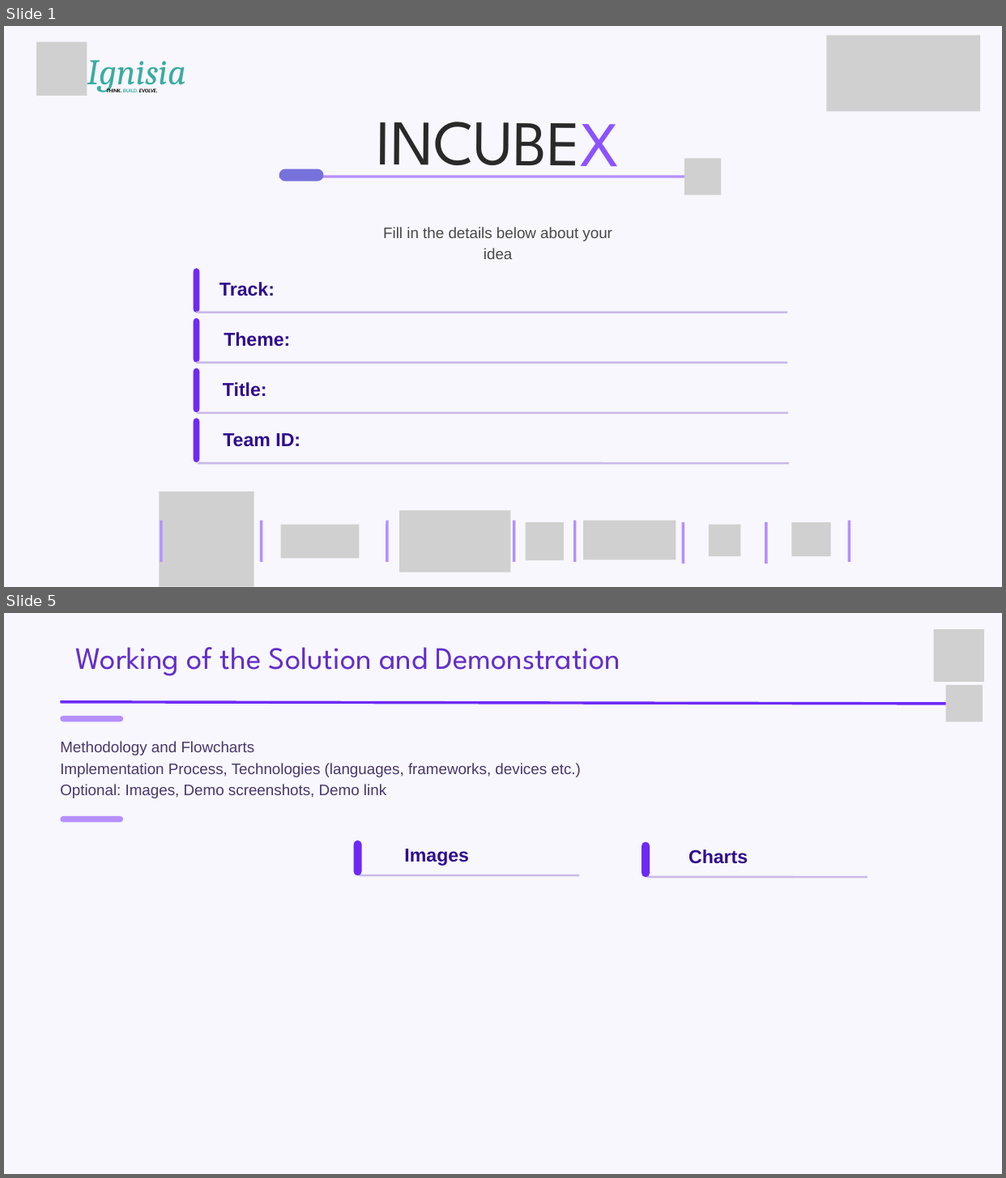
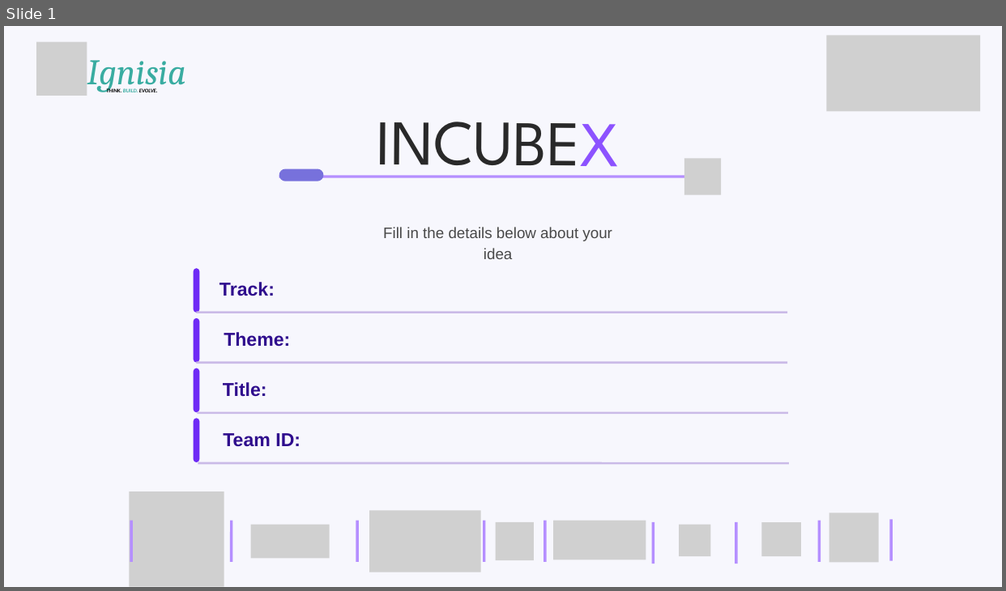
Before and after one commit to ignisia-club/incubex, a slide deck: public/assets/Prototype_Expo_Track_Template.pptx. Shown one above the other, each under a label of ours: slides 1 and 5 before the commit, slide 1 after it; the slides between them are not shown. The pictures are 1006x1178 and 1006x591 pixels, drawn with LibreOffice and Linux fonts; fonts in the diff are those of the drawing; grey boxes stand for pictures; background and template pictures are left out. Boxes give left, top, right and bottom in pixels: in the first picture for what was removed or moved away, otherwise in the second. Text is boxed around its words. In the diff, an @@ line names an element or a change of style, - is before the commit and + after.

```diff
--- a/public/assets/Prototype_Expo_Track_Template.pptx
+++ b/public/assets/Prototype_Expo_Track_Template.pptx
@@ slide 5 removed at (4,613,1002,1174), background picture (left out) @@
@@ picture removed at (934,629,984,682) @@
@@ text removed at (76,647,621,676) @@
-Working of the Solution and Demonstration
@@ picture removed at (946,685,983,722) @@
@@ line removed from (60, 702) to (973, 704) @@
@@ freeform shape removed at (60,716,123,722) @@
@@ text removed at (60,741,581,798) @@
-Methodology and Flowcharts
-Implementation Process, Technologies (languages, frameworks, devices etc.)
-Optional: Images, Demo screenshots, Demo link
@@ freeform shape removed at (60,816,123,822) @@
@@ freeform shape removed at (354,841,361,875) @@
@@ text removed at (404,849,469,866) @@
-Images
@@ freeform shape removed at (641,841,650,877) @@
@@ text removed at (688,850,748,864) @@
-Charts
@@ line removed from (359, 875) to (579, 875) @@
@@ line removed from (646, 877) to (867, 877) @@
@@ slide 1 changed as well @@
@@ 8 lines, 7 pictures: place and size @@
-8 lines, 7 pictures at (159,492,850,587)
+8 lines, 7 pictures at (130,492,820,587)
@@ picture added at (829,513,879,562) @@
@@ line added from (891, 561) to (891, 519), #B58FFF 4 pt @@
```
Also in this commit, not shown: 6 other slides removed, 1 other file.
